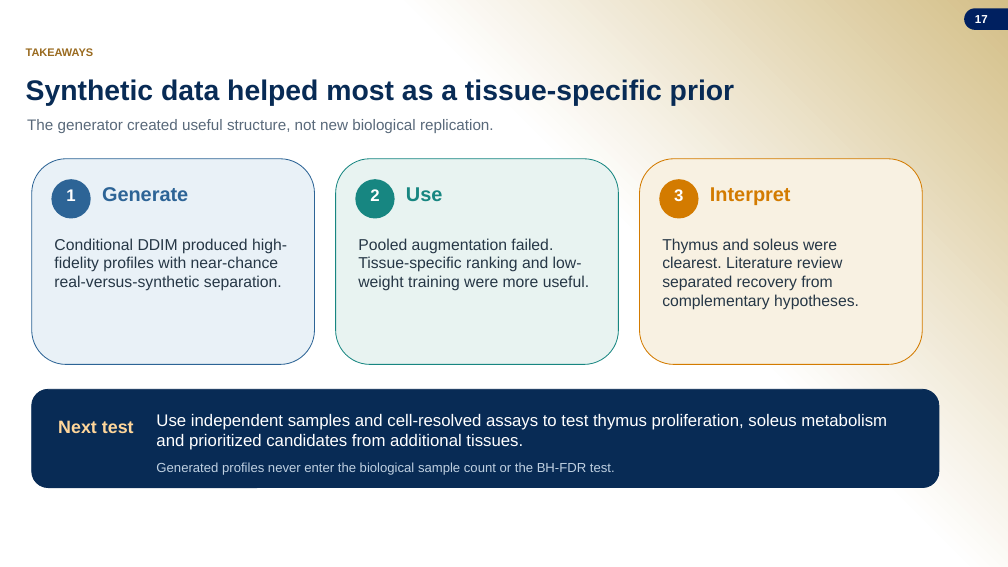
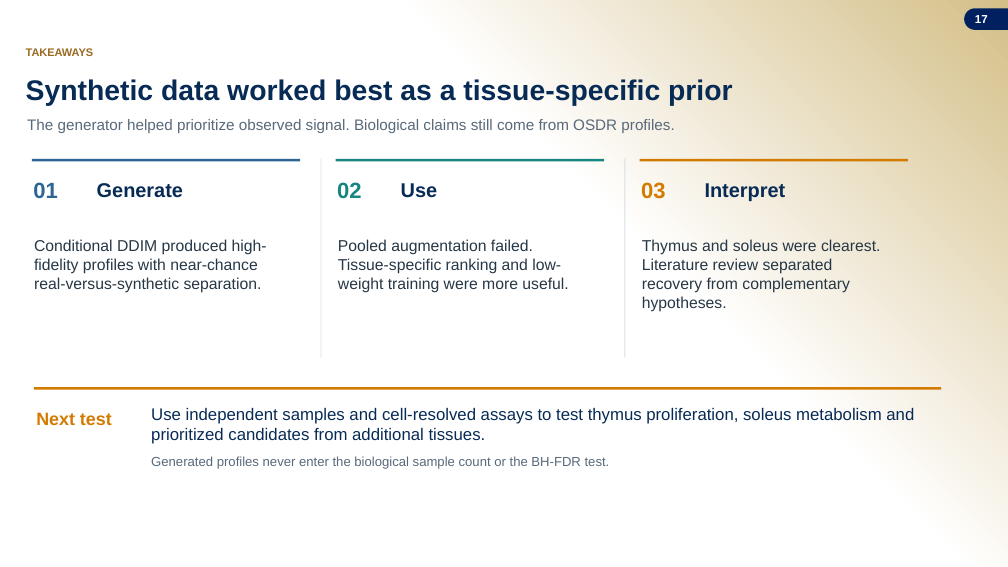
Before and after one commit to jasont314/nasa-mouse, a slide deck: slide 17 of presentation/SLSTP_2026_Generative_Transcriptomics.pptx. Drawn at 1008x567 pixels with LibreOffice and Linux fonts; fonts in the diff are those of the drawing; background and template pictures are left out. Boxes give left, top, right and bottom in pixels: in the first picture for what was removed or moved away, otherwise in the second. Text is boxed around its words. In the diff, an @@ line names an element or a change of style, - is before the commit and + after.

```diff
--- a/presentation/SLSTP_2026_Generative_Transcriptomics.pptx
+++ b/presentation/SLSTP_2026_Generative_Transcriptomics.pptx
@@ text at box(26, 79, 733, 106): text changed @@
-Synthetic data helped most as a tissue-specific prior
+Synthetic data worked best as a tissue-specific prior
@@ text at box(27, 119, 674, 133): text changed @@
-The generator created useful structure, not new biological replication.
+The generator helped prioritize observed signal. Biological claims still come from OSDR profiles.
@@ rounded rectangle removed at box(32, 159, 315, 364) @@
@@ rectangle added at box(32, 159, 300, 162), fill #2D6496 @@
@@ ellipse removed at box(51, 179, 91, 219) @@
@@ text "Generate" at box(97, 183, 183, 198): text colour #2D6496 to #082B55 @@
@@ rounded rectangle removed at box(336, 159, 619, 364) @@
@@ rectangle added at box(336, 159, 604, 162), fill #178681 @@
@@ ellipse removed at box(355, 179, 395, 219) @@
@@ text "Use" at box(401, 183, 438, 198): text colour #178681 to #082B55 @@
@@ rectangle added at box(625, 159, 625, 358), fill #D8DFE3 @@
@@ rounded rectangle removed at box(640, 159, 923, 364) @@
@@ rectangle added at box(640, 159, 908, 162), fill #D37B00 @@
@@ ellipse removed at box(659, 179, 699, 219) @@
@@ text "Interpret" at box(705, 183, 786, 201): text colour #D37B00 to #082B55 @@
@@ text added at box(33, 182, 58, 199), 21 pt, text #2D6496, bold @@
+01
@@ text removed at box(66, 189, 75, 201) @@
-1
@@ text added at box(337, 182, 362, 199), 21 pt, text #178681, bold @@
+02
@@ text removed at box(370, 189, 379, 201) @@
-2
@@ text added at box(641, 182, 666, 199), 21 pt, text #D37B00, bold @@
+03
@@ text removed at box(674, 189, 683, 201) @@
-3
@@ text "Conditional DDIM produced high-fidelity profiles ...": place and size @@
-text "Conditional DDIM produced high-fidelity profiles ..." at box(54, 238, 287, 291)
+text "Conditional DDIM produced high-fidelity profiles ..." at box(34, 239, 267, 293)
@@ text "Pooled augmentation failed. Tissue-specific ranking ...": place and size @@
-text "Pooled augmentation failed. Tissue-specific ranking ..." at box(358, 238, 589, 291)
+text "Pooled augmentation failed. Tissue-specific ranking ..." at box(338, 239, 568, 293)
@@ text "Thymus and soleus were clearest. ..." rewrapped from box(662, 238, 859, 310) to box(642, 239, 880, 312) @@
@@ rounded rectangle removed at box(32, 389, 939, 488) @@
@@ rectangle added at box(34, 387, 941, 390), fill #D37B00 @@
@@ text "Next test": place and size @@
-text "Next test" at box(58, 420, 134, 433)
+text "Next test" at box(36, 412, 112, 425)
@@ text "Next test" at box(36, 412, 112, 425): text colour #FFD69A to #D37B00 @@
@@ text "Use independent samples and cell-resolved ..." at box(151, 408, 914, 444): text colour #FFFFFF to #082B55 @@
@@ text "Generated profiles never enter the ..." at box(151, 456, 610, 469): text colour #BFD0E1 to #59697A @@
```
Also in this commit, not shown: 14 other slides changed, 5 other files.
